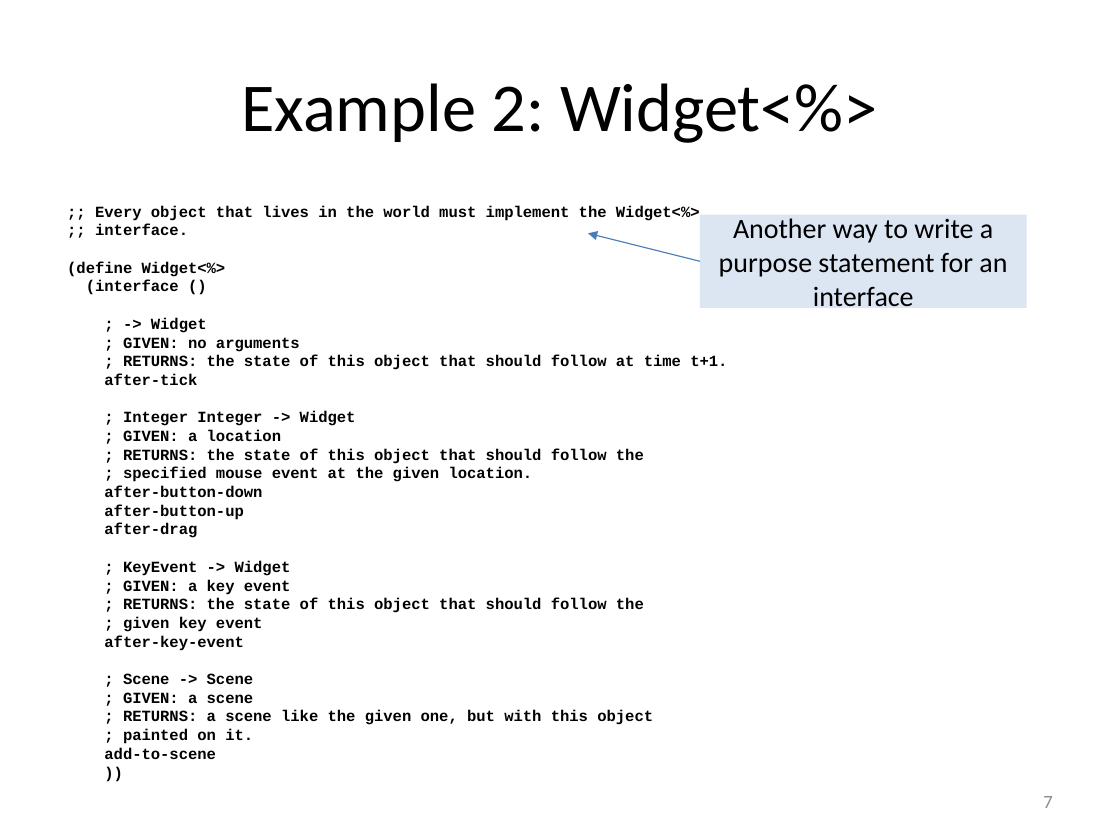
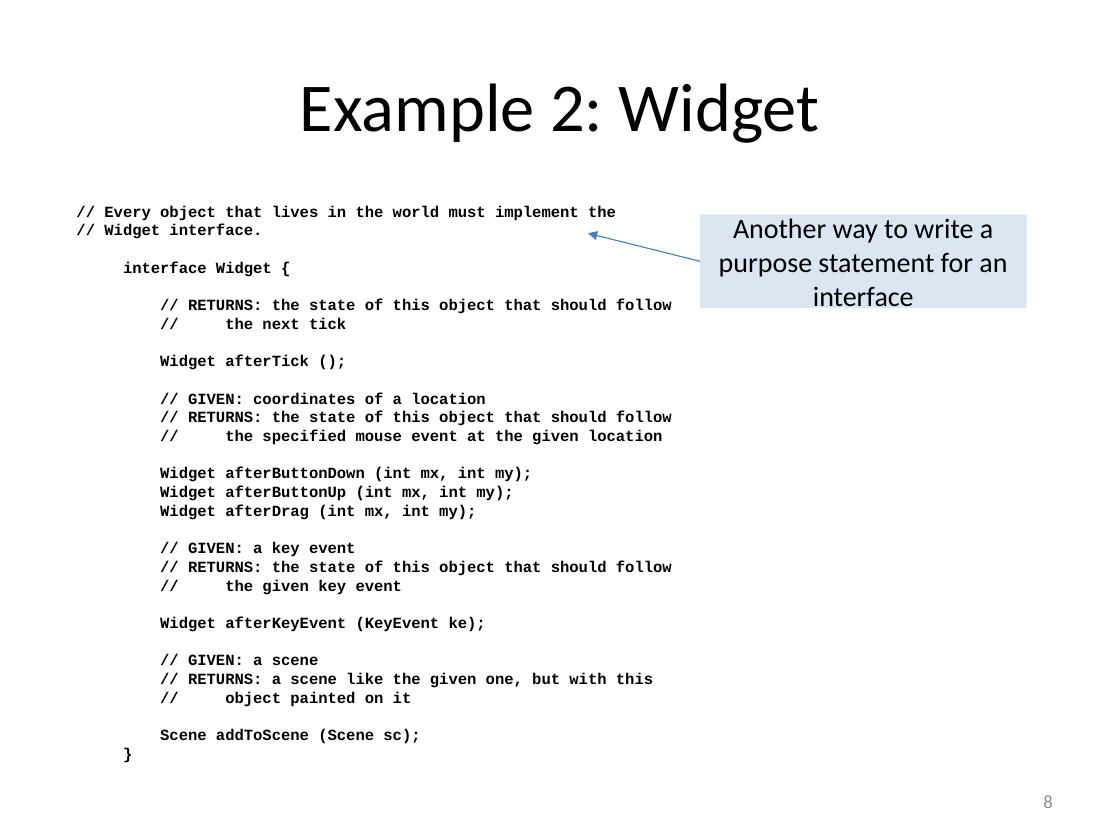
Before and after one commit to mwand/cs5010f17, a slide deck: slide 8 of Slides/Lesson 9.5 The Design Recipe Using Classes.pptx (slide 7 before the commit). Drawn at 1120x840 pixels with LibreOffice and Linux fonts; fonts in the diff are those of the drawing. Boxes give left, top, right and bottom in pixels: in the first picture for what was removed or moved away, otherwise in the second. Text is boxed around its words. In the diff, an @@ line names an element or a change of style, - is before the commit and + after.

```diff
--- a/Slides/Lesson 9.5 The Design Recipe Using Classes.pptx
+++ b/Slides/Lesson 9.5 The Design Recipe Using Classes.pptx
@@ title at [300, 83, 820, 143]: text changed @@
-Example 2: Widget<%>
+Example 2: Widget
@@ text at [104, 205, 672, 744]: text changed @@
-;; Every object that lives in the world must implement the Widget<%>
-;; interface.
-(define Widget<%>
-(interface ()
-; -> Widget
-; GIVEN: no arguments
-; RETURNS: the state of this object that should follow at time t+1.
-after-tick
-; Integer Integer -> Widget
-; GIVEN: a location
-; RETURNS: the state of this object that should follow the
-; specified mouse event at the given location.
-after-button-down
-after-button-up
-after-drag
-; KeyEvent -> Widget
-; GIVEN: a key event
-; RETURNS: the state of this object that should follow the
-; given key event
-after-key-event
-; Scene -> Scene
-; GIVEN: a scene
-; RETURNS: a scene like the given one, but with this object
-; painted on it.
-add-to-scene
-))
+// Every object that lives in the world must implement the
+// Widget interface.
+interface Widget {
+// RETURNS: the state of this object that should follow
+// the next tick
+Widget afterTick ();
+// GIVEN: coordinates of a location
+// RETURNS: the state of this object that should follow
+// the specified mouse event at the given location
+Widget afterButtonDown (int mx, int my);
+Widget afterButtonUp (int mx, int my);
+Widget afterDrag (int mx, int my);
+// GIVEN: a key event
+// RETURNS: the state of this object that should follow
+// the given key event
+Widget afterKeyEvent (KeyEvent ke);
+// GIVEN: a scene
+// RETURNS: a scene like the given one, but with this
+// object painted on it
+Scene addToScene (Scene sc);
+}
@@ page number at [1043, 795, 1052, 808]: text changed @@
-7
+8
```
Also in this commit, not shown: 13 other slides changed, 5 slides added, 54 other files.
